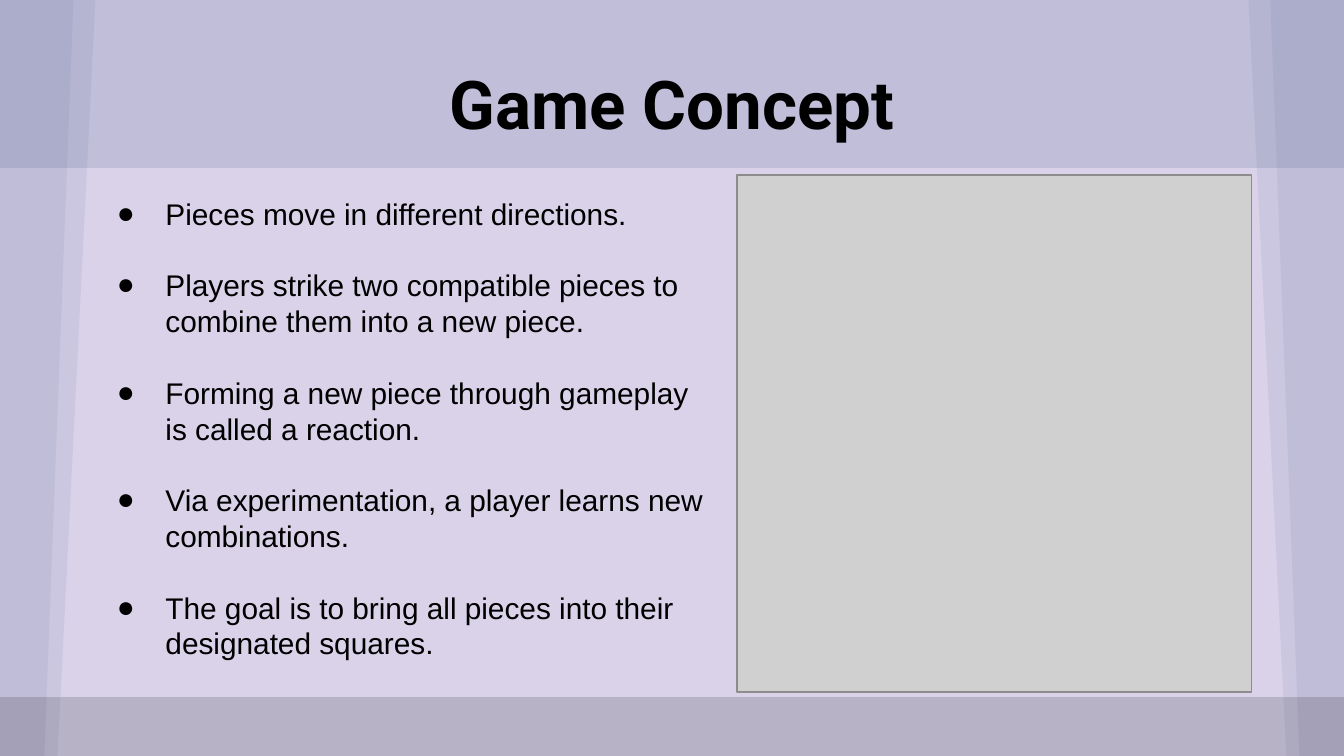
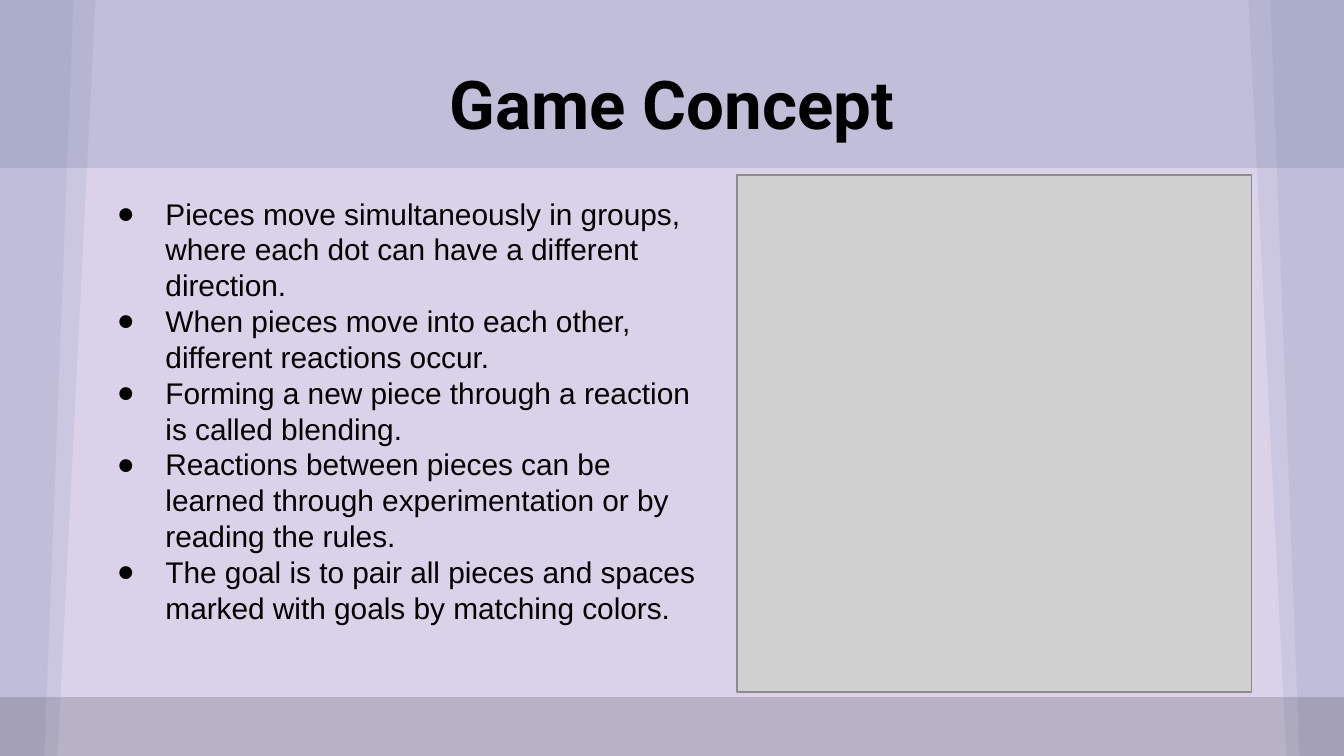
Before and after one commit to JeffreyBPetersen/Llama-Food-Puzzle-Game, a slide deck: slide 3 of docs/CS115 Final Presentation.pptx. Drawn at 1344x756 pixels with LibreOffice and Linux fonts; fonts in the diff are those of the drawing; grey boxes stand for pictures. Boxes give left, top, right and bottom in pixels: in the first picture for what was removed or moved away, otherwise in the second. Text is boxed around its words. In the diff, an @@ line names an element or a change of style, - is before the commit and + after.

Commit message:
Corrected game details in final presentation

```diff
--- a/docs/CS115 Final Presentation.pptx
+++ b/docs/CS115 Final Presentation.pptx
@@ text at [165,203,695,624]: text changed @@
-● Pieces move in different directions.
-● Players strike two compatible pieces to combine them into a new piece.
-● Forming a new piece through gameplay is called a reaction.
-● Via experimentation, a player learns new combinations.
-● The goal is to bring all pieces into their designated squares.
+● Pieces move simultaneously in groups, where each dot can have a different direction.
+● When pieces move into each other, different reactions occur.
+● Forming a new piece through a reaction is called blending.
+● Reactions between pieces can be learned through experimentation or by reading the rules.
+● The goal is to pair all pieces and spaces marked with goals by matching colors.
```
Also in this commit, not shown: 1 other slide changed, 1 other file.
